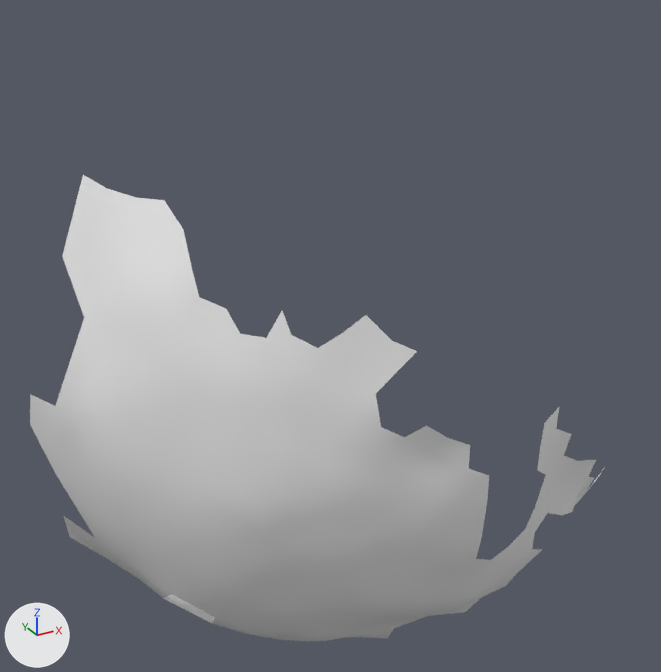
The OBJ model res/final/onecam_fullvolume/06/cleanedup/FullVolium.000139.obj, before and after one commit.
One viewpoint serves both versions: a 50 mm camera at (131.9, 509.7, -74.0) aimed at (224.9, 678.8, -158.5). Arrows for +X, +Y and +Z are at lower left; the lights stay in place. Where no turn or scale is listed for an object, it has been applied to the vertices.

In view in the first picture: 'FullVolium.000139'.
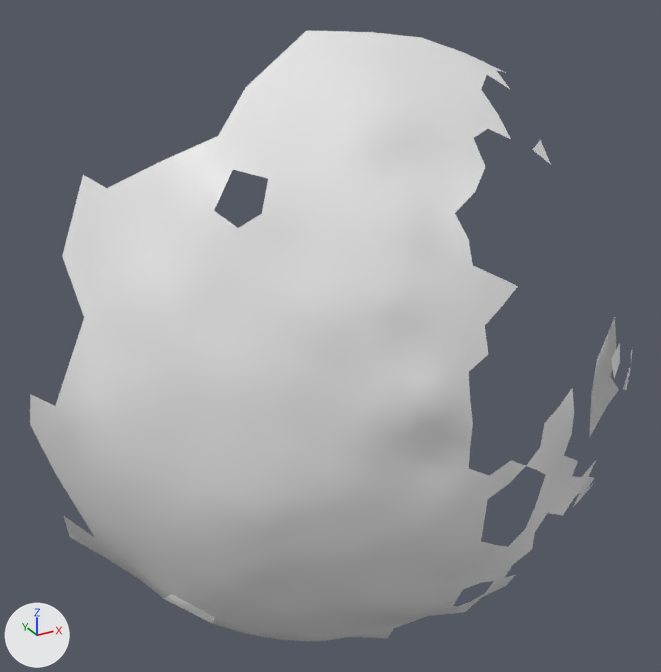
Boxes [x1, y1, x2, y2] around the edits, measured in the pictures (661 x 672 px):
'FullVolium.000139', reshaped (31% taller)
    before: [30, 175, 603, 641]
    after: [30, 31, 633, 641]
part 1 of me_fullvolium_000139, built on
    before: [453, 460, 603, 607]
    after: [107, 31, 633, 560]

Edits to the bpy script that builds the scene:
```text
Change me_fullvolium_000139:
    used by ob_fullvolium_000139; location = (0.0, 0.0, 0.0)
    remove me_fullvolium_000139.from_pydata(...)  # 331 vertices, 576 faces; spans x 159.1..280.8, y 626.3..713.2, z -246.1..-117.5
    add me_fullvolium_000139.from_pydata(...)  # 480 vertices, 825 faces; spans x 159.1..305.6, y 625.5..713.2, z -246.1..-92.2
    me_fullvolium_000139 part 1
    6 vertices are removed from x 235.1..280.8, y 630.7..643.5, z -204.4..-176.5
    18 faces are deleted
    155 vertices are added at x 185.8..305.6, y 625.5..686.0, z -196.8..-92.2
    267 new faces join them
```
